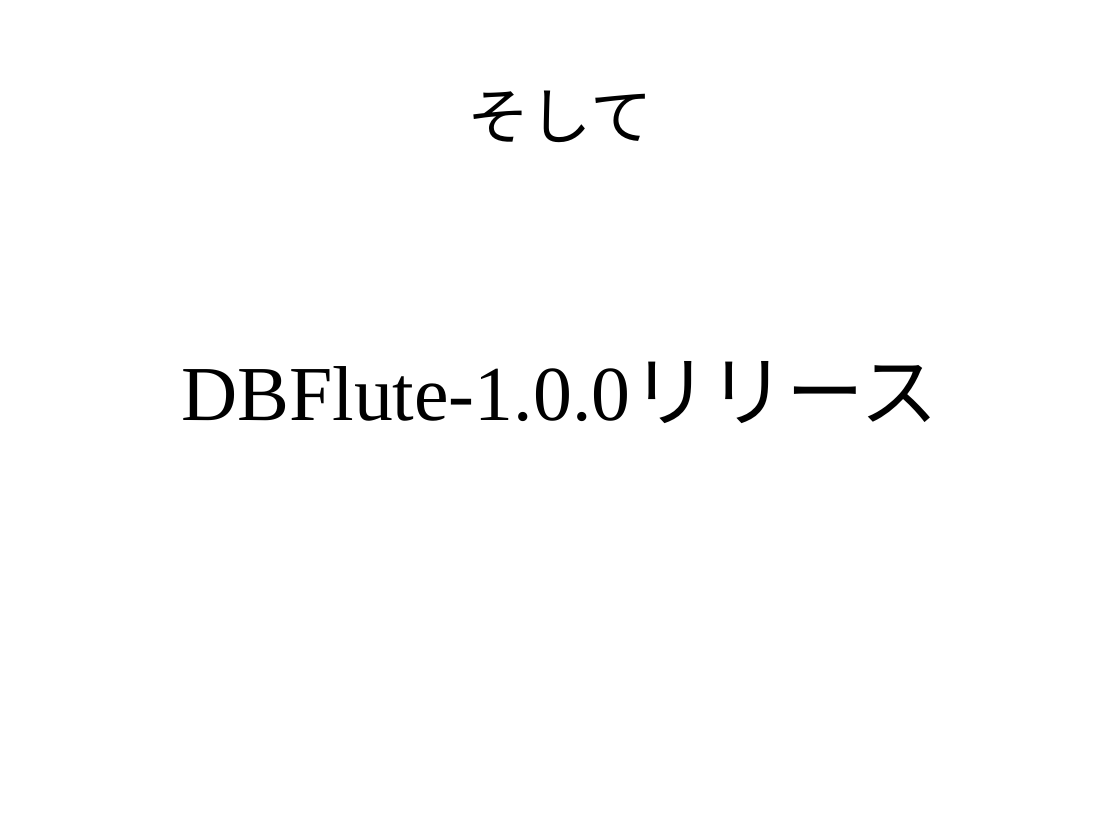
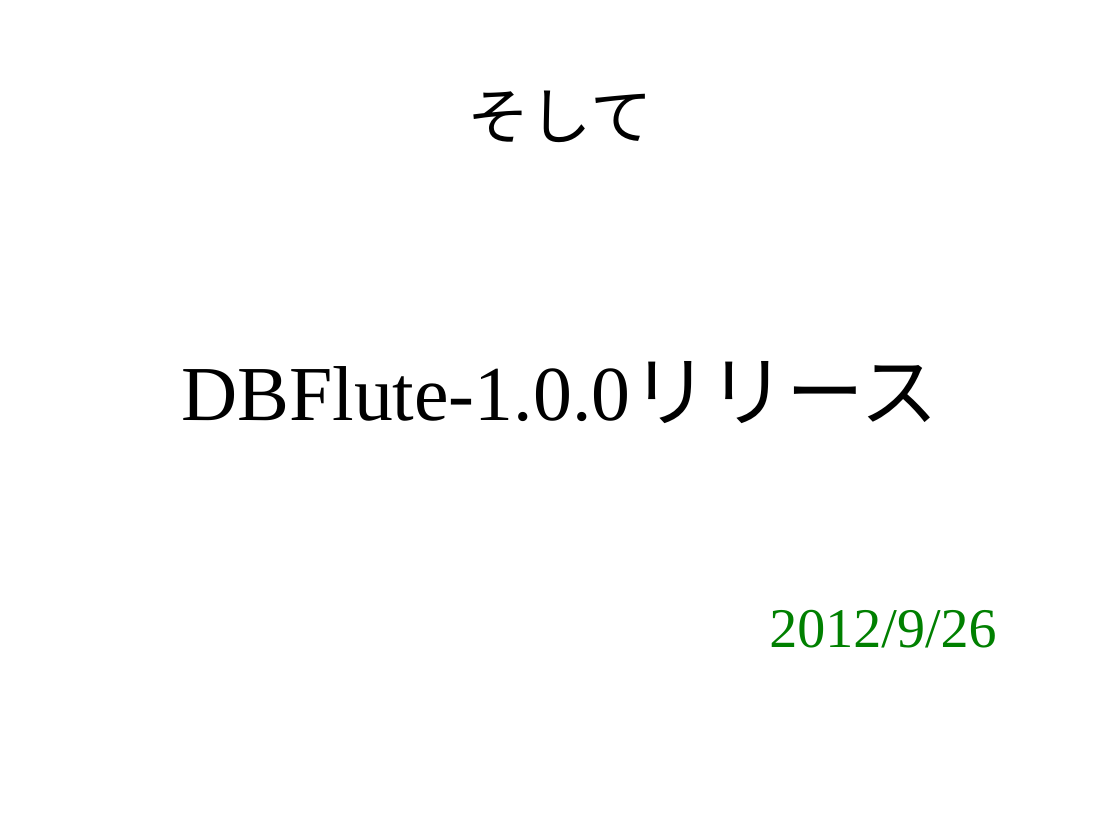
Before and after one commit to seasarorg/dbflute-office, a slide deck: slide 78 of dbflute-backstage/misc/session/dbfluteshow/dbfluteshow-product-miracle.pptx. Drawn at 1120x840 pixels with LibreOffice and Linux fonts; fonts in the diff are those of the drawing; background and template pictures are left out. Boxes give left, top, right and bottom in pixels: in the first picture for what was removed or moved away, otherwise in the second. Text is boxed around its words. In the diff, an @@ line names an element or a change of style, - is before the commit and + after.

```diff
--- a/dbflute-backstage/misc/session/dbfluteshow/dbfluteshow-product-miracle.pptx
+++ b/dbflute-backstage/misc/session/dbfluteshow/dbfluteshow-product-miracle.pptx
@@ text at box(769, 609, 996, 648): paragraph added @@
+2012/9/26
```
Also in this commit, not shown: 6 other files.
